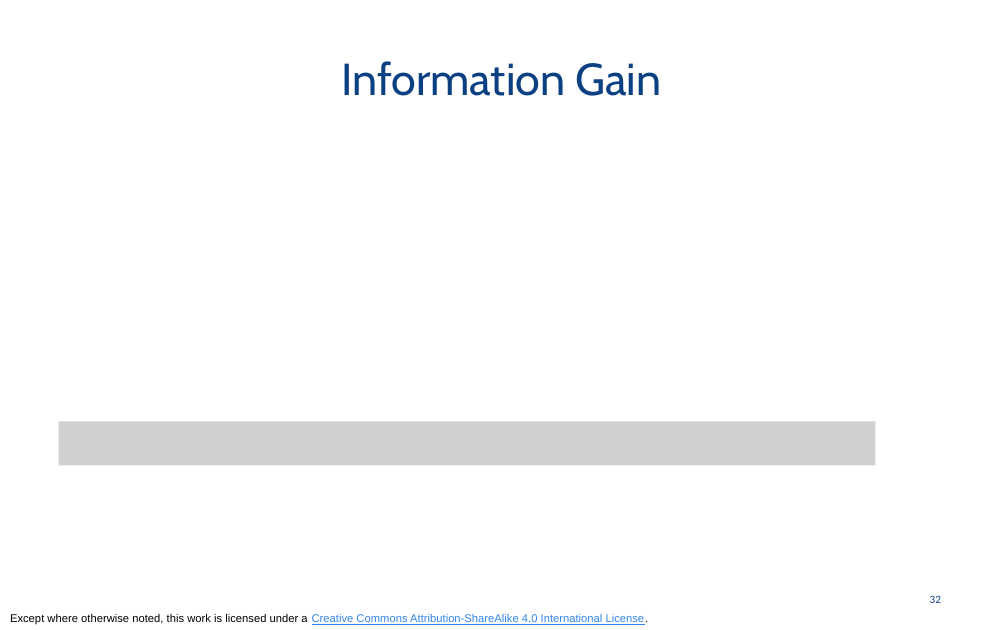
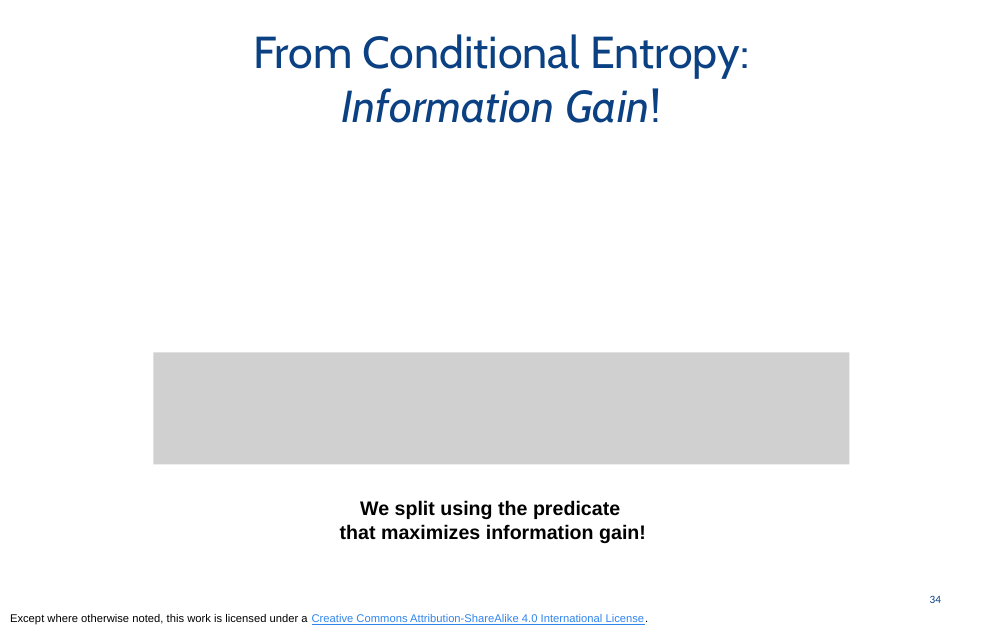
Before and after one commit to odpi/OpenDS4All, a slide deck: slide 34 of opends4all-resources/opends4all-machine-learning/SUPERVISED-ML-OVERVIEW-trees-forests-basic.pptx (slide 32 before the commit). Drawn at 1008x630 pixels with LibreOffice and Linux fonts; fonts in the diff are those of the drawing; grey boxes stand for pictures. Boxes give left, top, right and bottom in pixels: in the first picture for what was removed or moved away, otherwise in the second. Text is boxed around its words. In the diff, an @@ line names an element or a change of style, - is before the commit and + after.

Commit message:
Regularized notation, many corrections based on using the slides in lecture

```diff
--- a/opends4all-resources/opends4all-machine-learning/SUPERVISED-ML-OVERVIEW-trees-forests-basic.pptx
+++ b/opends4all-resources/opends4all-machine-learning/SUPERVISED-ML-OVERVIEW-trees-forests-basic.pptx
@@ title at (253, 34, 749, 123): text changed @@
-Information Gain
+From Conditional Entropy:
+Information Gain!
@@ picture: place and size @@
-picture at (58, 421, 875, 466)
+picture at (153, 353, 850, 465)
@@ text added at (340, 500, 646, 543), 14 pt, text #000000, bold @@
+We split using the predicate
+that maximizes information gain!
@@ page number at (930, 595, 941, 603): text changed @@
-32
+34
```
Also in this commit, not shown: 12 other slides changed, 4 slides added, 6 slides removed, 3 other files.
